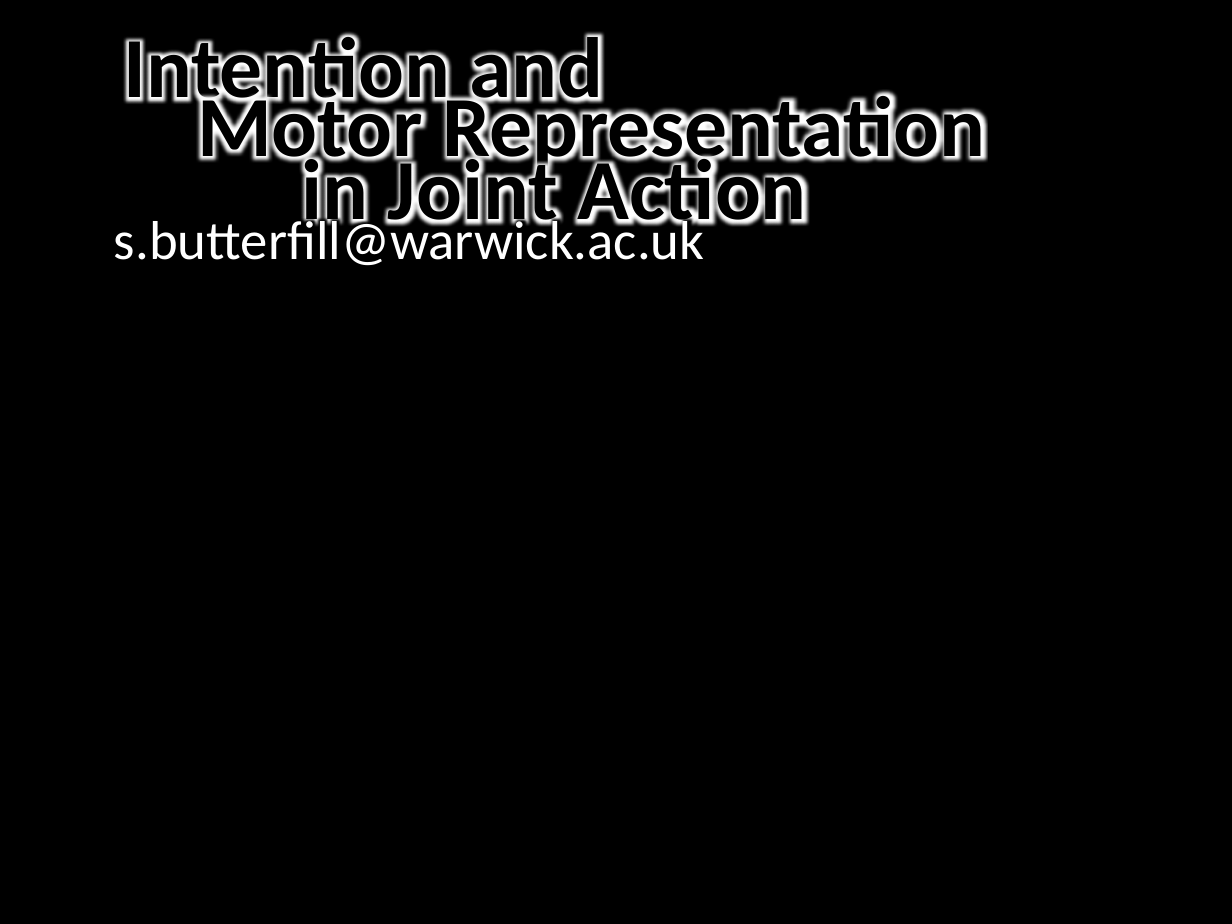
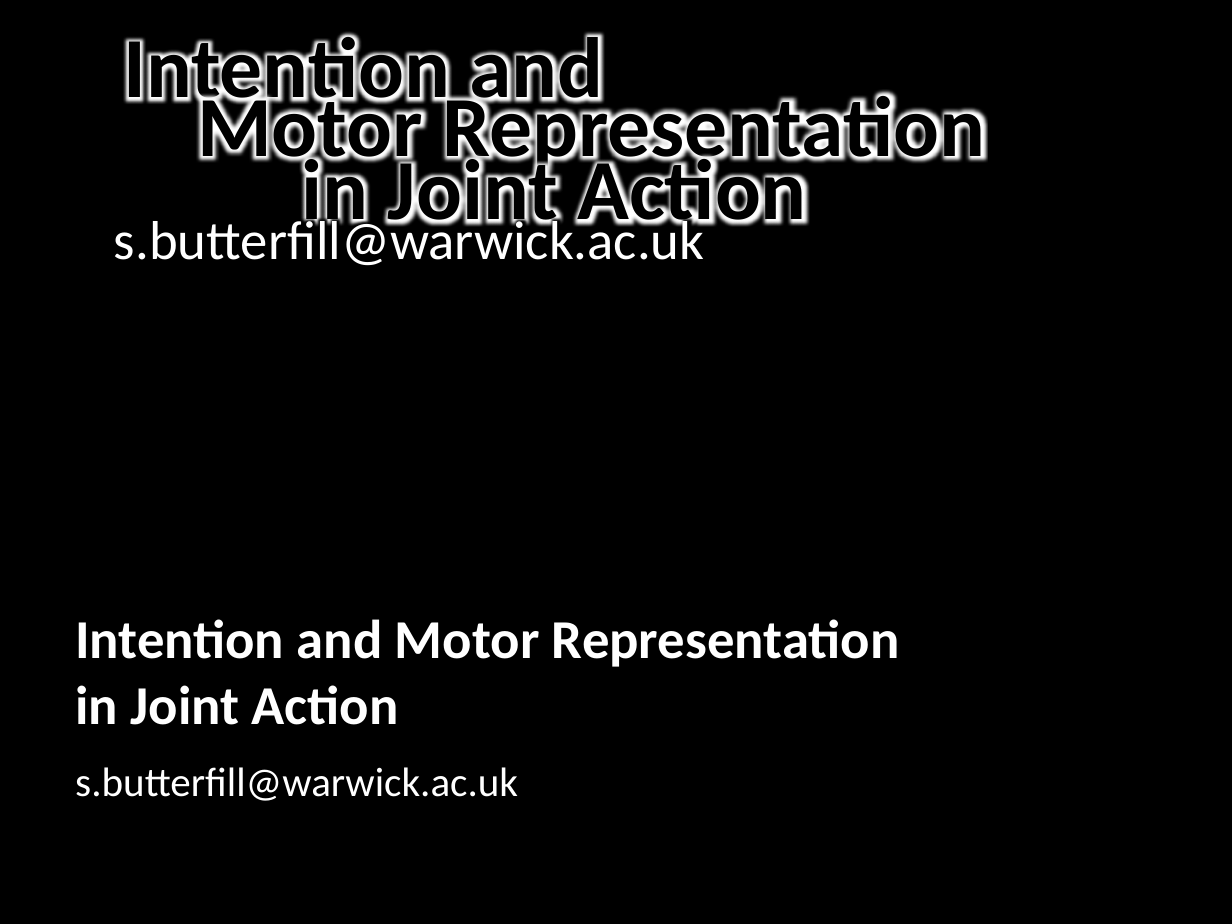
Before and after one commit to butterfill/writing, a slide deck: slide 1 of conf joint action --- sharing goals vs sharing intentions cambridge 2012 talk/intention and motor representation in joint action v2.pptx. Drawn at 1232x924 pixels with LibreOffice and Linux fonts; fonts in the diff are those of the drawing; background and template pictures are left out. Boxes give left, top, right and bottom in pixels: in the first picture for what was removed or moved away, otherwise in the second. Text is boxed around its words. In the diff, an @@ line names an element or a change of style, - is before the commit and + after.

```diff
--- a/conf joint action --- sharing goals vs sharing intentions cambridge 2012 talk/intention and motor representation in joint action v2.pptx
+++ b/conf joint action --- sharing goals vs sharing intentions cambridge 2012 talk/intention and motor representation in joint action v2.pptx
@@ rectangle added at [0, 578, 801, 830], fill gradient #000000 @@
@@ text added at [75, 619, 900, 801], 32 pt, text #FFFFFF, bold @@
+Intention and Motor Representation
+in Joint Action
+s.butterfill@warwick.ac.uk
```
Also in this commit, not shown: 17 other slides changed, 8 slides added, 1 slide removed.
